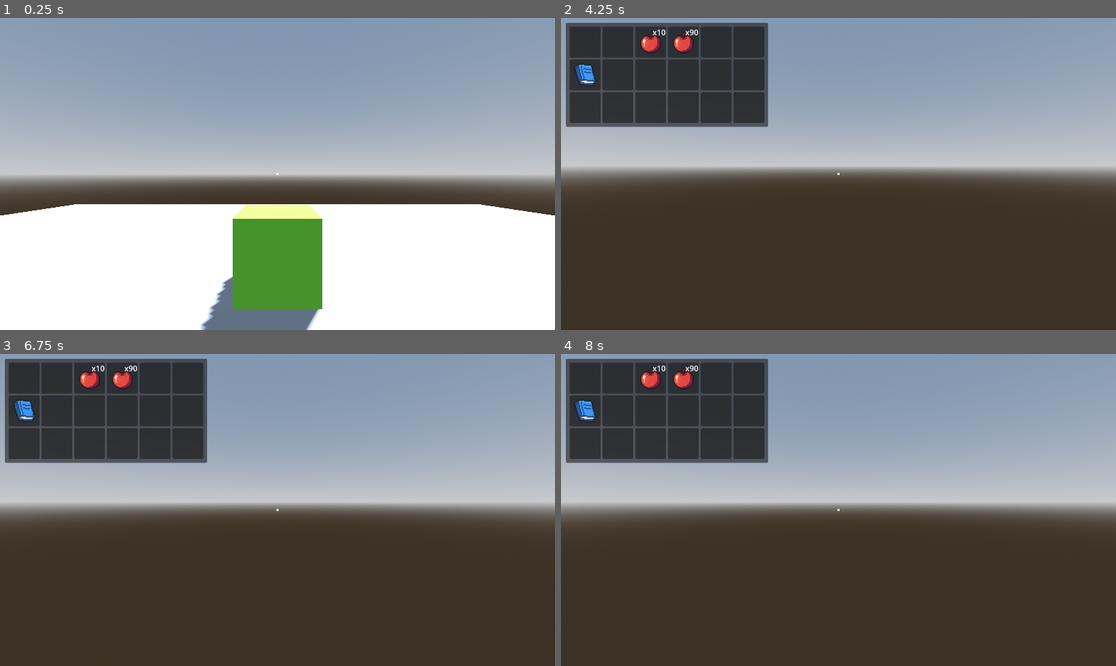
Above: before the commit, frames 1-4 (two rows, left to right).
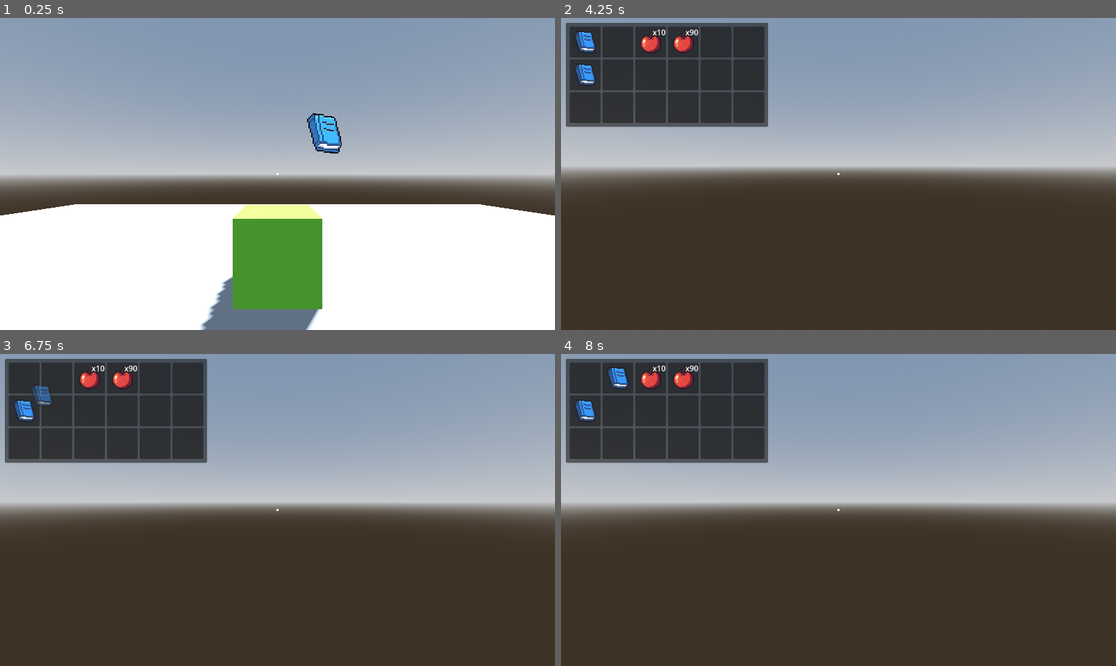
Above: after the commit, the same moments.

Repository: CungSao/InventorySystem
Game: Godot game, scene res://main.tscn
Two runs of this game, one before a commit and one after it. Both use one fixed random seed, a clock stepped at 60 frames per second and the inputs below.
Inputs (mouse positions are in pixels of both pictures, inside the frame that each line leads up to):
- Up to frame 1 (0.25 s): no input
- Up to frame 2 (4.25 s): tap Enter (ui_accept) at 0.5, 0.77, 1.52, 2.75, 3.02, 3.5, 3.77 s; move the mouse to (866, 174) at 0.52 s; hold Up (ui_up) from 0.53 s (still down); tap E (interact) every 0.75 s from 0.6 to 3.6 s; click (866, 174) at 0.67 s; move the mouse to (810, 174) at 1.27 s; move the mouse to (849, 167) at 2.02 s; move the mouse to (832, 180) at 2.77 s; click (832, 180) at 2.92 s; move the mouse to (877, 177) at 3.52 s; tap Tab (inventory) at 4.15 s
- Up to frame 3 (6.75 s): move the mouse to (22, 378) at 4.27 s; release Up (ui_up) at 4.28 s; hold Left (ui_left) 4.28-5.03 s; tap E (interact) every 0.75 s from 4.35 to 6.6 s; click (22, 378) at 4.42 s; tap Enter (ui_accept) at 4.52, 5, 5.75, 6.02, 6.5 s; hold Down (ui_down) 5.03-5.78 s; click (22, 378) at 5.17 s; move the mouse to (55, 378) at 5.77 s; hold Right (ui_right) 5.78-6.53 s; click (55, 378) at 5.92 s; move the mouse to (22, 378) at 6.52 s; hold Up (ui_up) from 6.53 s (still down); click (22, 378) at 6.67 s
- Up to frame 4 (8 s): tap Enter (ui_accept) at 6.77, 7.52 s; move the mouse to (616, 378) at 7.27 s; release Up (ui_up) at 7.28 s; hold Right (ui_right) from 7.28 s (still down); tap E (interact) at 7.35 s; click (616, 378) at 7.42 s

The runs differ from the first frame. In frame 1, 0.6% of the frame differs, in the area x 55-62%, y 30-44%; in frame 2, 0.2%; in frame 3, 0.2%; in frame 4, 0.2%.

Commit message:
Merging Pick Ups 54:53

Diff:
--- a/Player.tscn
+++ b/Player.tscn
@@ -7,6 +7,7 @@
 [sub_resource type="CapsuleShape3D" id="CapsuleShape3D_p7wq6"]
 
 [node name="Player" type="CharacterBody3D"]
+collision_layer = 2
 script = ExtResource("1_384q7")
 
 [node name="MeshInstance3D" type="MeshInstance3D" parent="."]
--- a/inventory/inventory_data.gd
+++ b/inventory/inventory_data.gd
@@ -30,6 +30,22 @@
 	#return slot_data
 
 
+func pick_up_slot_data(slot_data:SlotData) -> bool:
+	for index in slot_datas.size():
+		if slot_datas[index] and slot_datas[index].can_fully_merge_with(slot_data):
+			slot_datas[index].fully_merge_with(slot_data)
+			inventory_updated.emit(self)
+			return true
+
+	for index in slot_datas.size():
+		if !slot_datas[index]:
+			slot_datas[index] = slot_data
+			inventory_updated.emit(self)
+			return true
+
+	return false
+
+
 func drop_single_slot_data(grabbed_slot_data, index) -> SlotData:
 	var slot_data = slot_datas[index]
 
--- a/main.tscn
+++ b/main.tscn
@@ -7,6 +7,10 @@
 [ext_resource type="Script" path="res://inventory/InventoryInterface.gd" id="4_0uaar"]
 [ext_resource type="PackedScene" uid="uid://d2pxr0bwn4udn" path="res://inventory/slot.tscn" id="6_aeirf"]
 [ext_resource type="PackedScene" uid="uid://cr2x7s3kn13hc" path="res://interactable/chest.tscn" id="7_d58br"]
+[ext_resource type="PackedScene" uid="uid://dprxrrv3e750k" path="res://pickup/pickup.tscn" id="8_h2qbt"]
+[ext_resource type="Resource" uid="uid://dp6awpf8ejwep" path="res://item/items/apple.tres" id="9_58dcy"]
+[ext_resource type="Resource" uid="uid://d3tc4eyrg4axe" path="res://item/items/blue_book.tres" id="9_mpprs"]
+[ext_resource type="Script" path="res://inventory/slot_data.gd" id="10_y3xmd"]
 
 [sub_resource type="ProceduralSkyMaterial" id="ProceduralSkyMaterial_lef01"]
 sky_horizon_color = Color(0.64625, 0.65575, 0.67075, 1)
@@ -25,6 +29,35 @@
 
 [sub_resource type="ConcavePolygonShape3D" id="ConcavePolygonShape3D_8in4a"]
 data = PackedVector3Array(10, 0, 10, -10, 0, 10, 10, 0, -10, -10, 0, 10, -10, 0, -10, 10, 0, -10)
+
+[sub_resource type="Resource" id="Resource_rqggt"]
+script = ExtResource("10_y3xmd")
+item_data = ExtResource("9_mpprs")
+quantity = 1
+
+[sub_resource type="GDScript" id="GDScript_2ob3m"]
+script/source = "extends RigidBody3D
+
+@export var slot_data:SlotData
+
+@onready var sprite = $Sprite3D
+
+
+func _ready():
+	sprite.texture = slot_data.item_data.texture
+
+func _physics_process(delta):
+	sprite.rotate_y(delta)
+
+func _on_area_3d_body_entered(body):
+	if body.inventory_data.pick_up_slot_data(slot_data):
+		queue_free()
+"
+
+[sub_resource type="Resource" id="Resource_ap8br"]
+script = ExtResource("10_y3xmd")
+item_data = ExtResource("9_58dcy")
+quantity = 5
 
 [node name="Main" type="Node"]
 script = ExtResource("1_nj572")
@@ -91,3 +124,12 @@
 
 [node name="chest" parent="." instance=ExtResource("7_d58br")]
 transform = Transform3D(1, 0, 0, 0, 1, 0, 0, 0, 1, 0, 0, -2.75578)
+
+[node name="Pickup" parent="." instance=ExtResource("8_h2qbt")]
+transform = Transform3D(1, 0, 0, 0, 1, 0, 0, 0, 1, 0.634948, 2.32626, -2.72844)
+slot_data = SubResource("Resource_rqggt")
+
+[node name="Pickup2" parent="." instance=ExtResource("8_h2qbt")]
+transform = Transform3D(1, 0, 0, 0, 1, 0, 0, 0, 1, 0.634948, 2.32626, 2.08635)
+script = SubResource("GDScript_2ob3m")
+slot_data = SubResource("Resource_ap8br")
--- /dev/null
+++ b/pickup/pickup.gd
@@ -0,0 +1,16 @@
+extends RigidBody3D
+
+@export var slot_data:SlotData
+
+@onready var sprite = $Sprite3D
+
+
+func _ready():
+	sprite.texture = slot_data.item_data.texture
+
+func _physics_process(delta):
+	sprite.rotate_y(delta)
+
+func _on_area_3d_body_entered(body):
+	if body.inventory_data.pick_up_slot_data(slot_data):
+		queue_free()
--- /dev/null
+++ b/pickup/pickup.tscn
@@ -0,0 +1,29 @@
+[gd_scene load_steps=4 format=3 uid="uid://dprxrrv3e750k"]
+
+[ext_resource type="Script" path="res://pickup/pickup.gd" id="1_4g1o4"]
+[ext_resource type="Texture2D" uid="uid://bqxrymnakde8i" path="res://item/item_atlas.tres" id="1_m383r"]
+
+[sub_resource type="SphereShape3D" id="SphereShape3D_lmi3n"]
+radius = 0.313515
+
+[node name="Pickup" type="RigidBody3D"]
+collision_layer = 0
+lock_rotation = true
+script = ExtResource("1_4g1o4")
+
+[node name="Sprite3D" type="Sprite3D" parent="."]
+transform = Transform3D(2, 0, 0, 0, 2, 0, 0, 0, 2, 0, 0, 0)
+texture_filter = 0
+texture = ExtResource("1_m383r")
+
+[node name="CollisionShape3D" type="CollisionShape3D" parent="."]
+shape = SubResource("SphereShape3D_lmi3n")
+
+[node name="Area3D" type="Area3D" parent="."]
+collision_layer = 0
+collision_mask = 2
+
+[node name="CollisionShape3D2" type="CollisionShape3D" parent="Area3D"]
+shape = SubResource("SphereShape3D_lmi3n")
+
+[connection signal="body_entered" from="Area3D" to="." method="_on_area_3d_body_entered"]
Not shown, changed: item/#1 - Transparent Icons.png.import
Not shown: 1 places in main.tscn that only renumber resources
